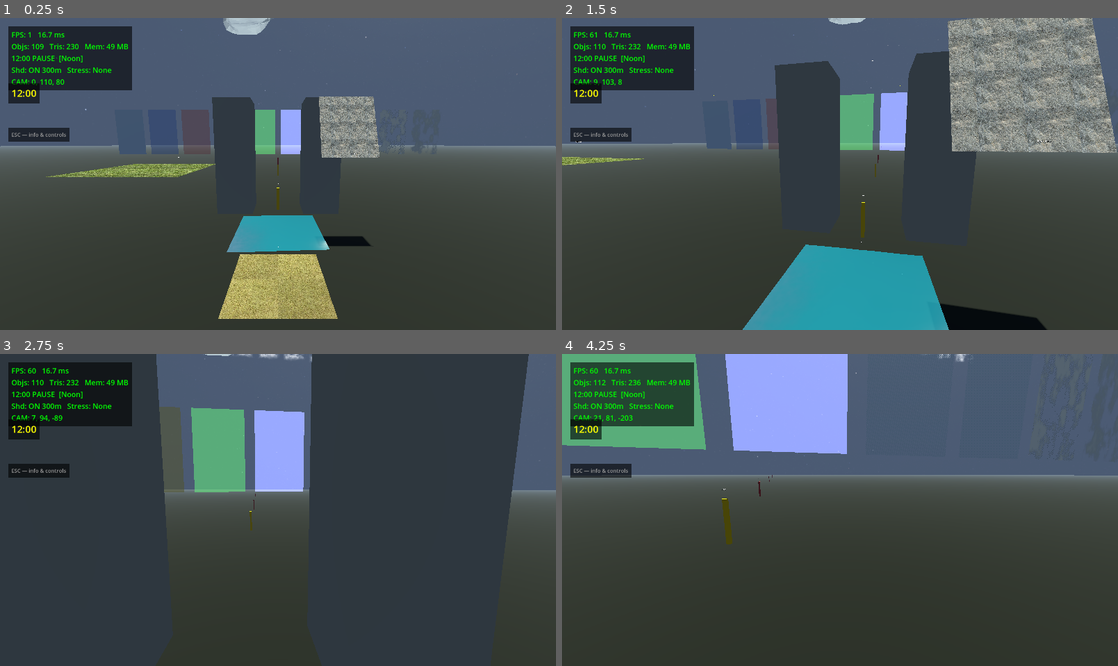
Above: before the commit, frames 1-4 (two rows, left to right).
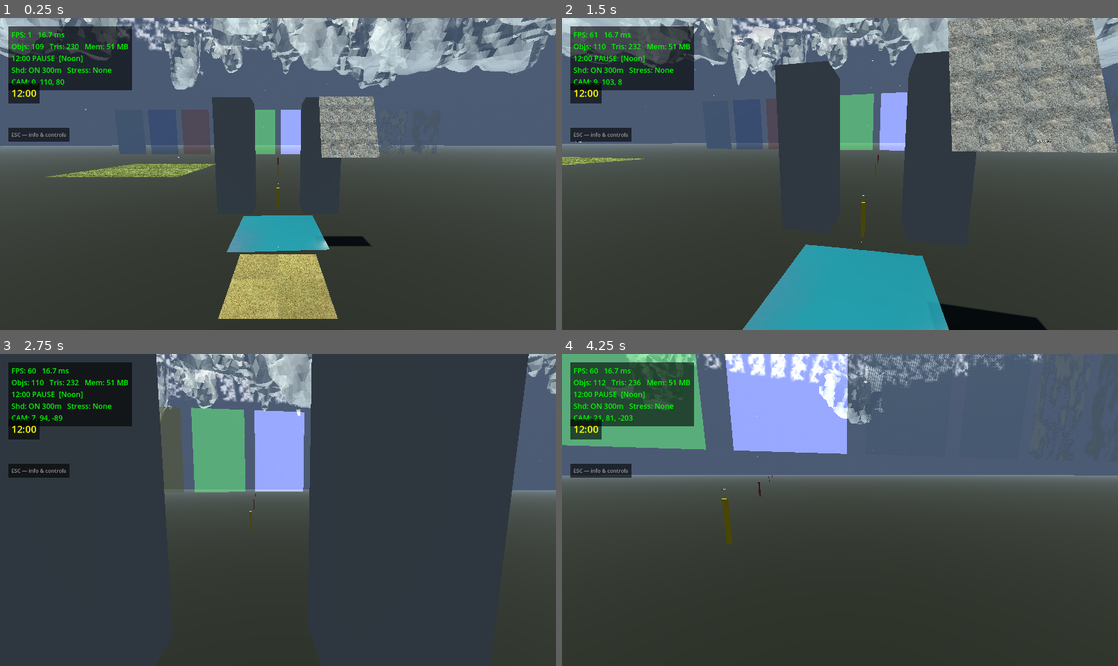
Above: after the commit, the same moments.

Repository: shovelhead24/possession
Game: Godot game, scene res://lighting_test.tscn
Two runs of this game, one before a commit and one after it. Both use one fixed random seed, a clock stepped at 60 frames per second and the inputs below.
Inputs (mouse positions are in pixels of both pictures, inside the frame that each line leads up to):
- Up to frame 1 (0.25 s): no input
- Up to frame 2 (1.5 s): tap Enter (ui_accept) at 0.5 s; move the mouse to (867, 174) at 0.52 s; hold W (move_forward) from 0.53 s (still down); tap E (interact) at 0.6 s; click (867, 174) at 0.67 s; tap Space (jump) at 0.77 s; move the mouse to (812, 174) at 1.27 s; click (812, 174) at 1.35 s
- Up to frame 3 (2.75 s): keep holding W (move_forward); tap Space (jump) at 1.52 s; move the mouse to (289, 503) at 2.02 s; hold Q (switch_weapon) from 2.03 s (still down)
- Up to frame 4 (4.25 s): keep holding W (move_forward); move the mouse to (834, 516) at 2.77 s; release Q (switch_weapon) at 2.78 s; tap F (toggle_fly) at 2.85 s; click (834, 516) at 2.92 s; tap Space (jump) at 3.02, 3.77 s; move the mouse to (878, 513) at 3.52 s; hold V from 3.53 s (still down)

The runs differ from the first frame. In frame 1, 10% of the frame differs, in the area x 0-100%, y 0-23%; in frame 2, 7.3%; in frame 3, 3.5%; in frame 4, 2.8%.

Commit message:
fix(clouds): cylindrical billboards, wider LOD0, single cirrus layer, MC wind drift
- Billboard: cylindrical (world Y locked vertical, rotates in XZ toward camera only)
  using VIEW_MATRIX[1].xyz as world-up in view space — no more tilting to face camera
- MC cloud_shader: TIME-based vertex drift (wind_speed uniform, default 3/1.2 m/s)
- LOD0 radius 1200→2400m 3D; VIEW_RADIUS 8→12 (max 6144m XZ coverage)
- Cirrus layer planes reduced to 1 (midpoint of cirrus band, 5000m); t=0.5 guard
  avoids NaN from NUM_LAYERS-1=0 division

Co-Authored-By: Claude Sonnet 4.6 <noreply@anthropic.com>

Diff:
--- a/game/cloud_billboard_shader.gdshader
+++ b/game/cloud_billboard_shader.gdshader
@@ -37,13 +37,16 @@
 	_chunk_uv = UV * 6.0 + cc;
 	_edge_uv  = UV * 4.0 + cc + vec2(17.3, 41.7);
 
-	// Spherical billboard: cancel rotation, keep scale + translation.
+	// Cylindrical billboard: world Y stays vertical, rotates toward camera in XZ only.
+	// VIEW_MATRIX[1].xyz = world-up (0,1,0) expressed in view space.
 	float sx = length(MODELVIEW_MATRIX[0].xyz);
 	float sy = length(MODELVIEW_MATRIX[1].xyz);
 	float sz = length(MODELVIEW_MATRIX[2].xyz);
-	MODELVIEW_MATRIX[0] = vec4(sx, 0.0, 0.0, MODELVIEW_MATRIX[0].w);
-	MODELVIEW_MATRIX[1] = vec4(0.0, sy, 0.0, MODELVIEW_MATRIX[1].w);
-	MODELVIEW_MATRIX[2] = vec4(0.0, 0.0, sz, MODELVIEW_MATRIX[2].w);
+	vec3 world_up = normalize(VIEW_MATRIX[1].xyz);
+	vec3 right    = normalize(cross(vec3(0.0, 0.0, -1.0), world_up)) * sx;
+	MODELVIEW_MATRIX[0] = vec4(right,          MODELVIEW_MATRIX[0].w);
+	MODELVIEW_MATRIX[1] = vec4(world_up * sy,  MODELVIEW_MATRIX[1].w);
+	MODELVIEW_MATRIX[2] = vec4(0.0, 0.0, sz,  MODELVIEW_MATRIX[2].w);
 }
 
 void fragment() {
--- a/game/cloud_shader.gdshader
+++ b/game/cloud_shader.gdshader
@@ -8,9 +8,13 @@
 uniform float cloud_base   : hint_range(0.0, 5000.0) = 1500.0;
 uniform float cloud_top    : hint_range(0.0, 5000.0) = 2000.0;
 
+uniform vec2 wind_speed = vec2(3.0, 1.2);
+
 varying float world_y;
 
 void vertex() {
+	VERTEX.x += TIME * wind_speed.x;
+	VERTEX.z += TIME * wind_speed.y;
 	world_y = (MODEL_MATRIX * vec4(VERTEX, 1.0)).y;
 }
 
--- a/game/cloud_system.gd
+++ b/game/cloud_system.gd
@@ -11,7 +11,7 @@
 
 # [max_horiz_dist, lod_type (0=MC 1=billboard), grid_xz, grid_y]
 const LODS := [
-	[1200.0, 0, 24, 12],   # < 1200m 3D: marching cubes (cumulus)
+	[2400.0, 0, 24, 12],   # < 2400m 3D: marching cubes (cumulus)
 	[3500.0, 1,  0,  0],   # < 3500m: billboard (altocumulus)
 	[7000.0, 1,  0,  0],   # < 7000m: billboard far
 ]
@@ -24,7 +24,7 @@
 	[-0.4,   0.35,  0.002],
 	[ 0.3,   0.45,  0.001],
 ]
-const VIEW_RADIUS := 8   # chunks each direction
+const VIEW_RADIUS := 12   # chunks each direction
 const ISO         := 0.05
 
 var _noise    : FastNoiseLite
@@ -424,10 +424,10 @@
 	if not shader:
 		push_error("CloudSystem: cloud_layer_shader.gdshader not found")
 		return
-	const NUM_LAYERS := 5
+	const NUM_LAYERS := 1
 	const PLANE_SIZE := 12000.0
 	for i in NUM_LAYERS:
-		var t  = float(i) / float(NUM_LAYERS - 1)
+		var t  = 0.5 if NUM_LAYERS <= 1 else float(i) / float(NUM_LAYERS - 1)
 		var y  = CIRRUS_BASE + t * (CIRRUS_TOP - CIRRUS_BASE)
 		var verts = PackedVector3Array([
 			Vector3(-PLANE_SIZE * 0.5, 0.0, -PLANE_SIZE * 0.5),
